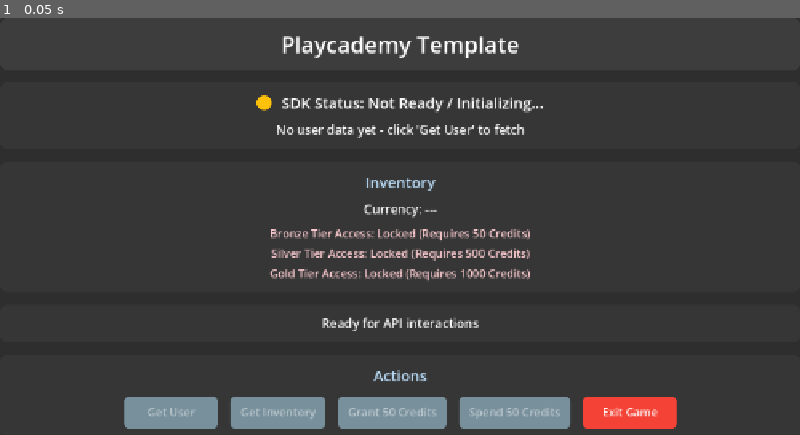
Above: before the commit, frame 1.
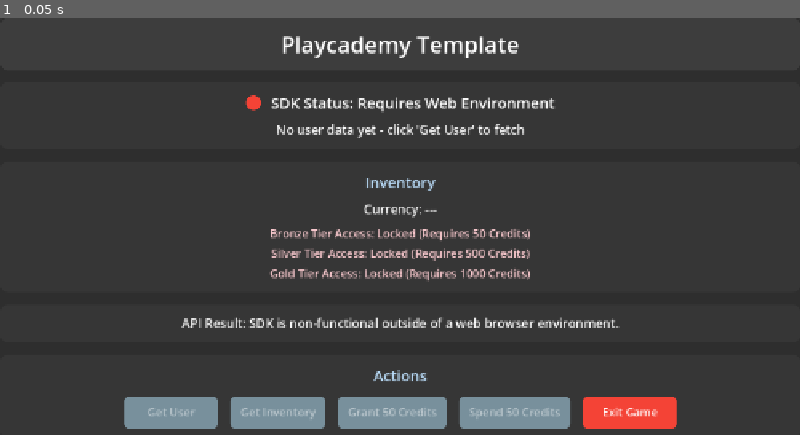
Above: after the commit, the same moment.

Repository: superbuilders/playcademy-godot-template
Game: Godot game, scene res://scenes/Main.tscn
Two runs of this game, one before a commit and one after it. Both use one fixed random seed, a clock stepped at 60 frames per second and the inputs below.
Inputs:
- Up to frame 1 (0.05 s): no input

The runs differ from the first frame. In frame 1, 1.5% of the frame differs, in the area x 22-78%, y 18-76%.
Error before the commit: Invalid access to property or key 'get_all_succeeded' on a base object of type 'Nil'. (res://scripts/Main.gd:80)

Commit message:
Sync Playcademy Godot Template to v0.3.0

Diff:
--- a/project.godot
+++ b/project.godot
@@ -11,7 +11,7 @@
 [application]
 
 config/name="Playcademy Template"
-config/version="0.2.0"
+config/version="0.3.0"
 run/main_scene="res://scenes/Main.tscn"
 config/features=PackedStringArray("4.4")
 config/icon="res://icon.svg"
--- a/scripts/Main.gd
+++ b/scripts/Main.gd
@@ -63,7 +63,13 @@
 		printerr("[Playcademy Godot Template] CRITICAL: Not all UI elements, including feature tier labels, could be found after setup. Check UISetup.gd and Main.gd scripts.")
 		return
 
-	# Set initial UI states.
+	# NOTE: If not running in a web environment, the Playcademy SDK will not initialize.
+	if not OS.has_feature("web"):
+		_update_sdk_status_display()
+		_disable_buttons()
+		printerr("[Playcademy Godot Template] Not a web build. SDK functionality will be unavailable.")
+		return
+
 	inventory_label.text = "Currency: ---"
 	spend_item_button.disabled = true
 	grant_item_button.disabled = true
@@ -118,6 +124,15 @@
 
 # Updates the UI elements that display the SDK's current initialization status.
 func _update_sdk_status_display():
+	# Handle non-web environment first
+	if not OS.has_feature("web"):
+		sdk_status_label.text = "SDK Status: Requires Web Environment"
+		_disable_buttons()
+		_set_status_indicator_color(Color("#F44336")) # Red, indicating non-functional
+		# Ensure API result label also reflects this state clearly
+		api_result_label.text = "API Result: SDK is non-functional outside of a web browser environment."
+		return
+
 	if PlaycademySdk and PlaycademySdk.is_ready():
 		sdk_status_label.text = "SDK Status: Initialized and Ready!"
 		_enable_buttons()
@@ -153,9 +168,13 @@
 # Called if the Playcademy SDK fails to initialize.
 func _on_sdk_init_failed(error_message: String):
 	printerr("[Playcademy Godot Template] Playcademy SDK Initialization Failed: ", error_message)
+	# _update_sdk_status_display will be called. If it's a NOT_WEB_BUILD error,
+	# it will correctly show "Requires Web Environment".
+	# Otherwise, it shows the specific initialization error.
 	_update_sdk_status_display()
-	sdk_status_label.text = "SDK Status: FAILED - %s" % error_message
-	api_result_label.text = "API Result: SDK Init FAILED! Check console."
+	if error_message != "NOT_WEB_BUILD": # Avoid overwriting the more specific message from _update_sdk_status_display
+		sdk_status_label.text = "SDK Status: FAILED - %s" % error_message
+		api_result_label.text = "API Result: SDK Init FAILED! Check console."
 
 
 # --- Button Press Handlers ---
